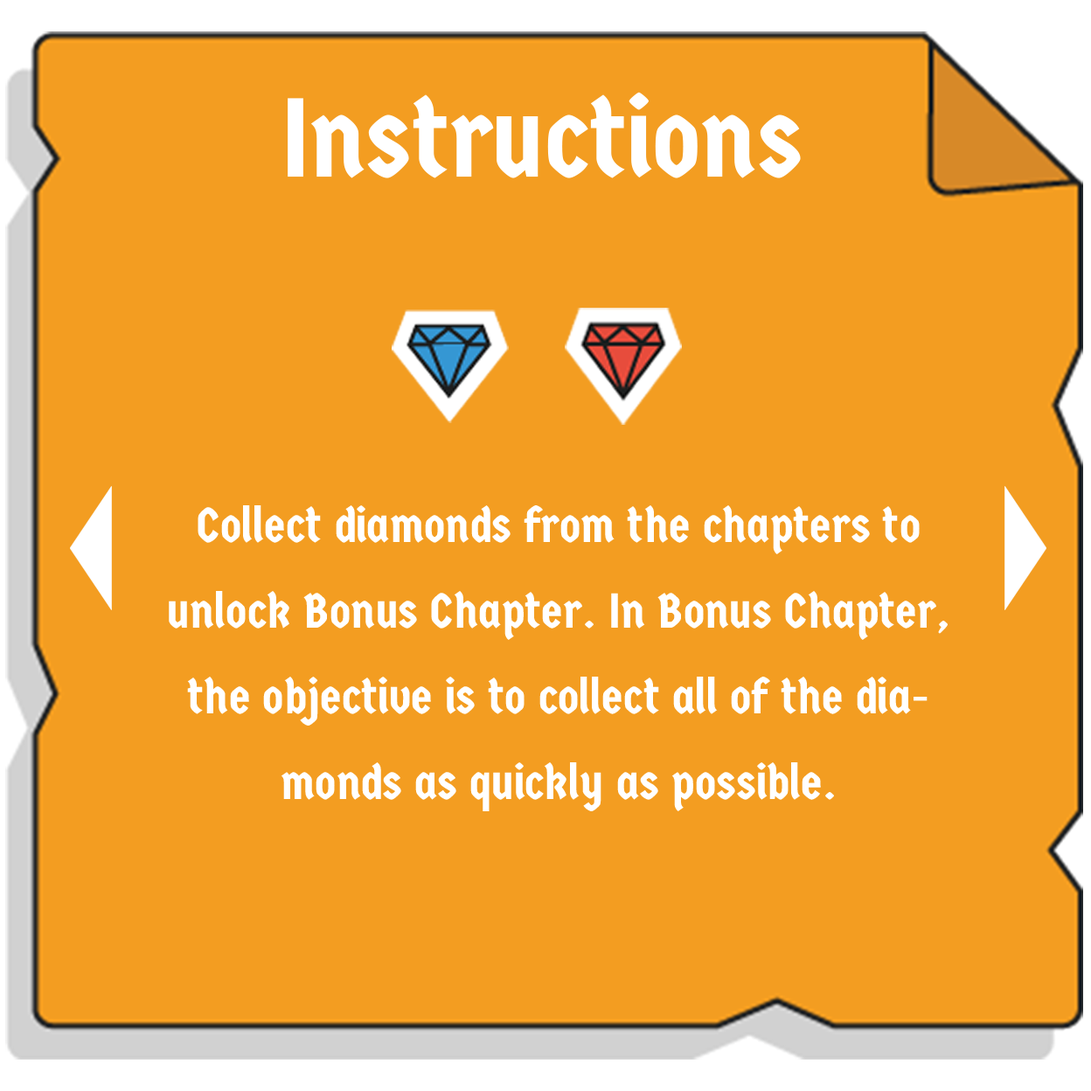
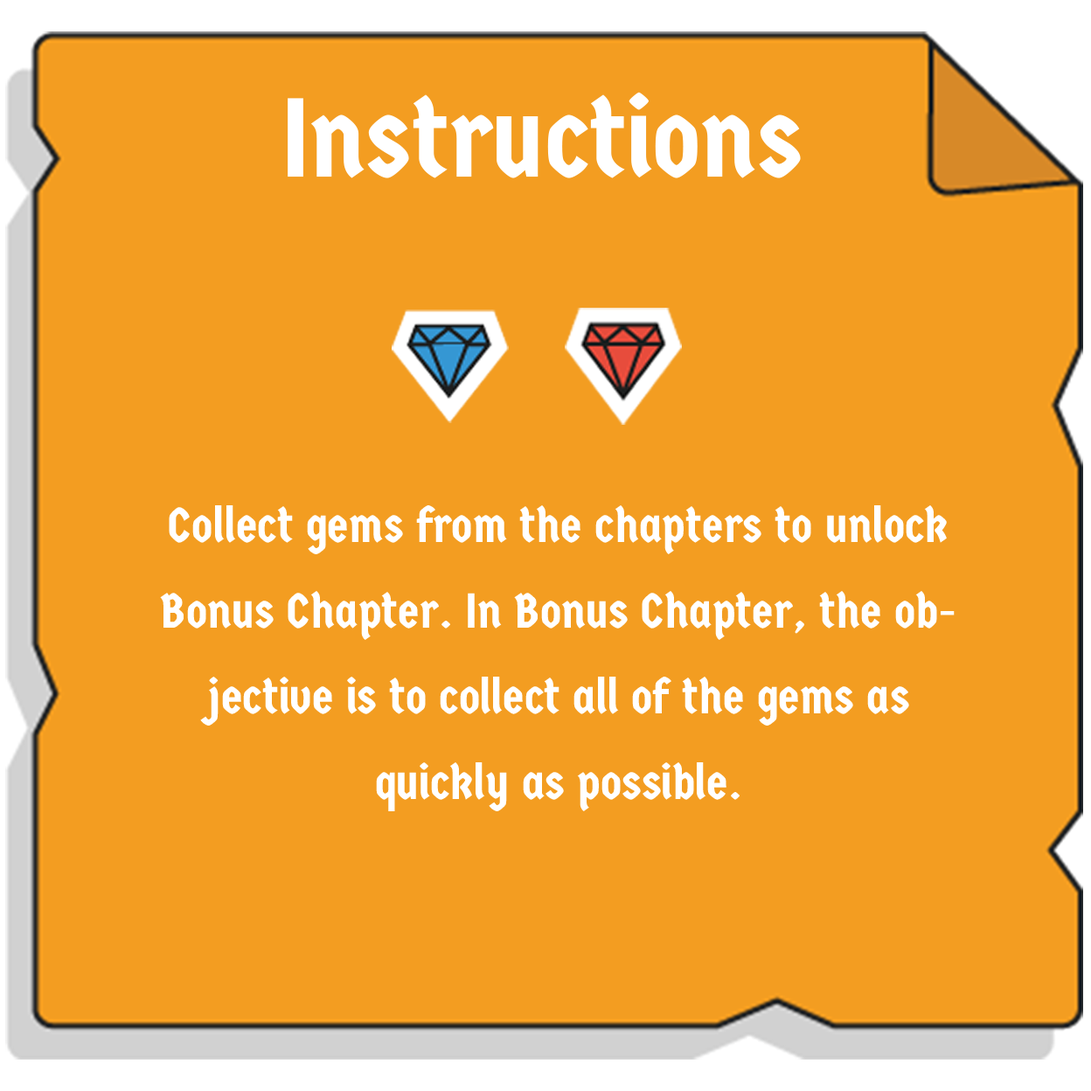
Two versions of the same layered image (1091 x 1091). Layer-by-layer changes:
hid "图层 4" over [69, 486, 112, 611]
hid "图层 3" over [1004, 486, 1047, 611]
renamed "Collect diamonds from the chapters to unlock Bonus Chapter. In" to "Collect gems from the chapters to unlock Bonus Chapter. In Bonu", painted on it over [160, 505, 956, 812]
